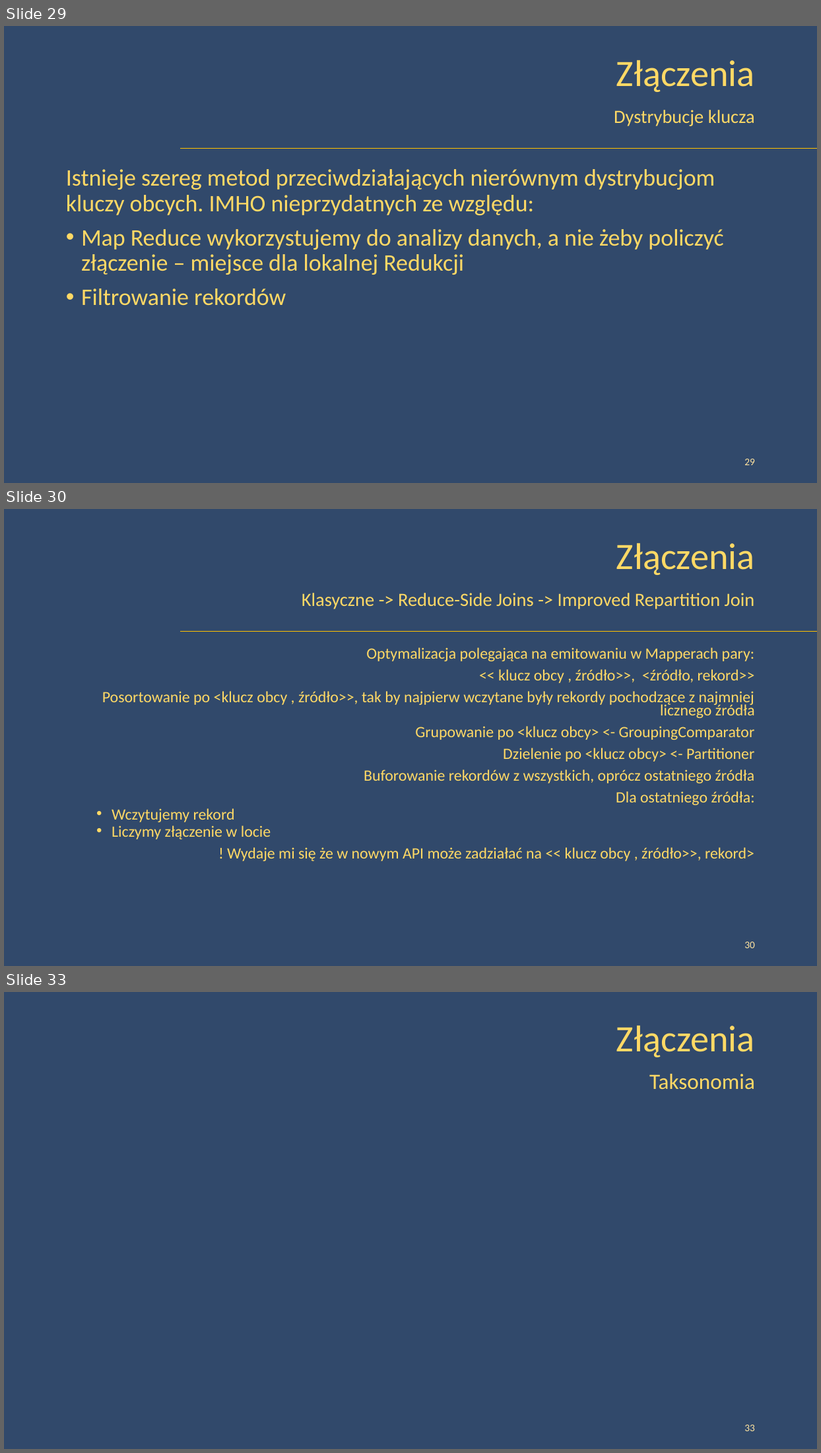
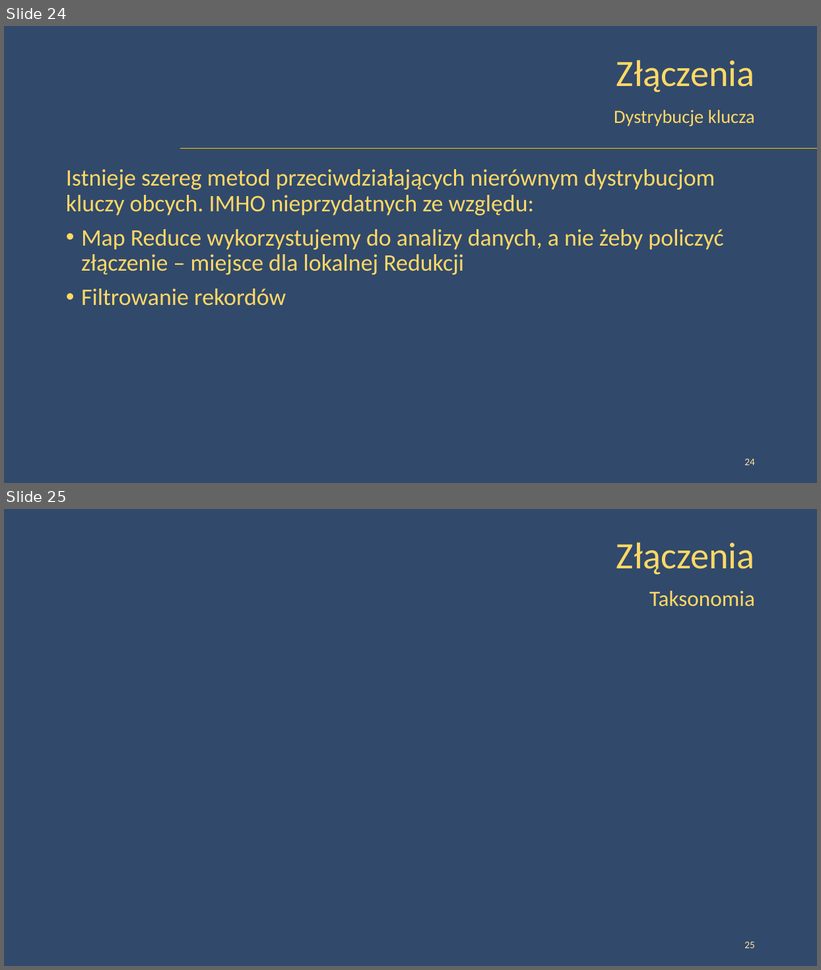
Before and after one commit to peczwy/DbConf2015, a slide deck: DbConf - Złączenia w modelu MapReduce - Lite.pptx. Shown one above the other, each under a label of ours: slides 29, 30 and 33 before the commit, slides 24 and 25 after it; the slides between them are not shown. The pictures are 821x1453 and 821x970 pixels, drawn with LibreOffice and Linux fonts; fonts in the diff are those of the drawing; background and template pictures are left out. Boxes give left, top, right and bottom in pixels: in the first picture for what was removed or moved away, otherwise in the second. Text is boxed around its words. In the diff, an @@ line names an element or a change of style, - is before the commit and + after.

Commit message:
Joins

```diff
--- a/DbConf - Złączenia w modelu MapReduce - Lite.pptx
+++ b/DbConf - Złączenia w modelu MapReduce - Lite.pptx
@@ slide 30 removed at [4, 509, 817, 966], background picture (left out); not listed: 1 template element that a slide beside it also shows @@
@@ title removed at [616, 543, 755, 575] @@
-Złączenia
@@ text removed at [302, 593, 755, 609] @@
-Klasyczne -> Reduce-Side Joins -> Improved Repartition Join
@@ text removed at [102, 648, 755, 861] @@
-Optymalizacja polegająca na emitowaniu w Mapperach pary:
-<< klucz obcy , źródło>>, <źródło, rekord>>
-Posortowanie po <klucz obcy , źródło>>, tak by najpierw wczytane były rekordy pochodzące z najmniej licznego źródła
-Grupowanie po <klucz obcy> <- GroupingComparator
-Dzielenie po <klucz obcy> <- Partitioner
-Buforowanie rekordów z wszystkich, oprócz ostatniego źródła
-Dla ostatniego źródła:
-  • Wczytujemy rekord
-  • Liczymy złączenie w locie
-! Wydaje mi się że w nowym API może zadziałać na << klucz obcy , źródło>>, rekord>
@@ page number removed at [745, 942, 755, 949] @@
-30
@@ what was slide 29 is now slide 24 @@
@@ page number at [745, 459, 755, 466]: text changed @@
-29
+24
@@ what was slide 33 is now slide 25 @@
@@ page number at [745, 942, 755, 949]: text changed @@
-33
+25
```
Also in this commit, not shown: 2 slides changed, 1 slide added, 8 other slides removed, 1 other file.
